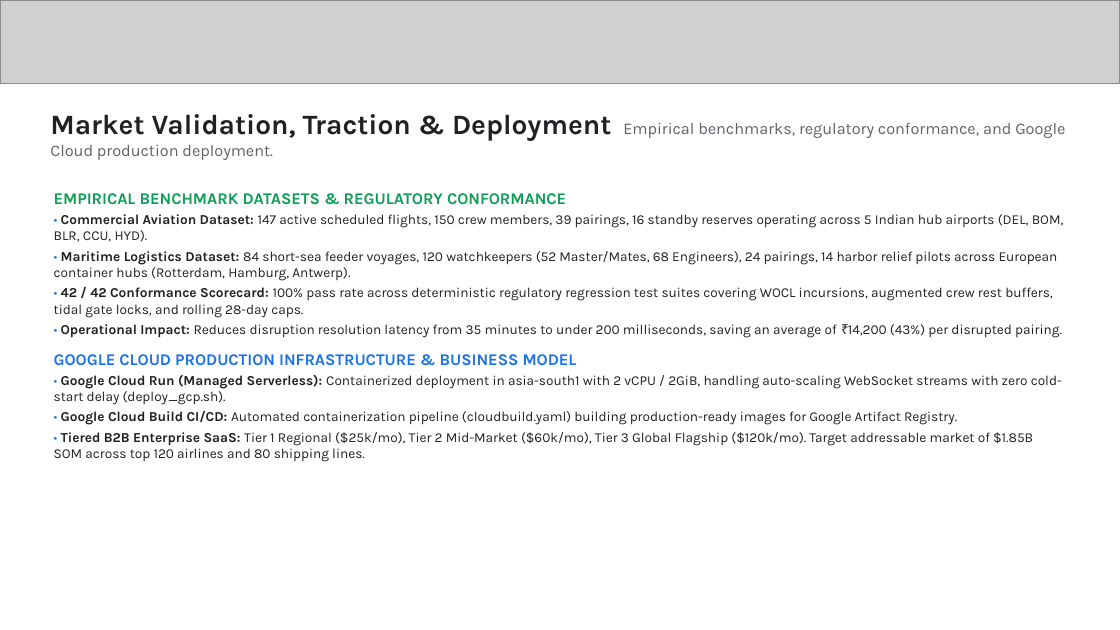
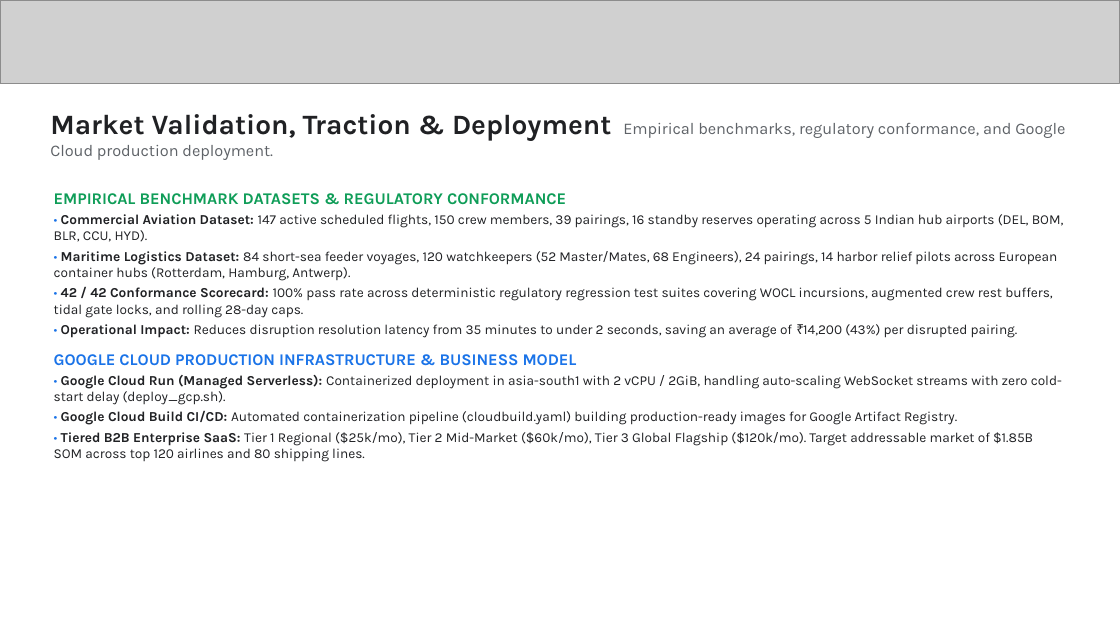
Before and after one commit to chiraghs/crewops, a slide deck: slide 9 of submission/CrewOps - Startup Buildathon Idea Submission.pptx (slide 10 before the commit). Drawn at 1120x630 pixels with LibreOffice and Linux fonts; fonts in the diff are those of the drawing; grey boxes stand for pictures. Boxes give left, top, right and bottom in pixels: in the first picture for what was removed or moved away, otherwise in the second. Text is boxed around its words. In the diff, an @@ line names an element or a change of style, - is before the commit and + after.

Commit message:
docs(submission): remove submission guidelines slide, update latency to within 2 seconds, rename voice-first to voice-supported, simplify compliance kernel phrasing

```diff
--- a/submission/CrewOps - Startup Buildathon Idea Submission.pptx
+++ b/submission/CrewOps - Startup Buildathon Idea Submission.pptx
@@ text at (61, 324, 1018, 338): text changed @@
-• Operational Impact: Reduces disruption resolution latency from 35 minutes to under 200 milliseconds, saving an average of ₹14,200 (43%) per disrupted pairing.
+• Operational Impact: Reduces disruption resolution latency from 35 minutes to under 2 seconds, saving an average of ₹14,200 (43%) per disrupted pairing.
```
Also in this commit, not shown: 2 other slides changed, 1 slide removed, 3 other files.
